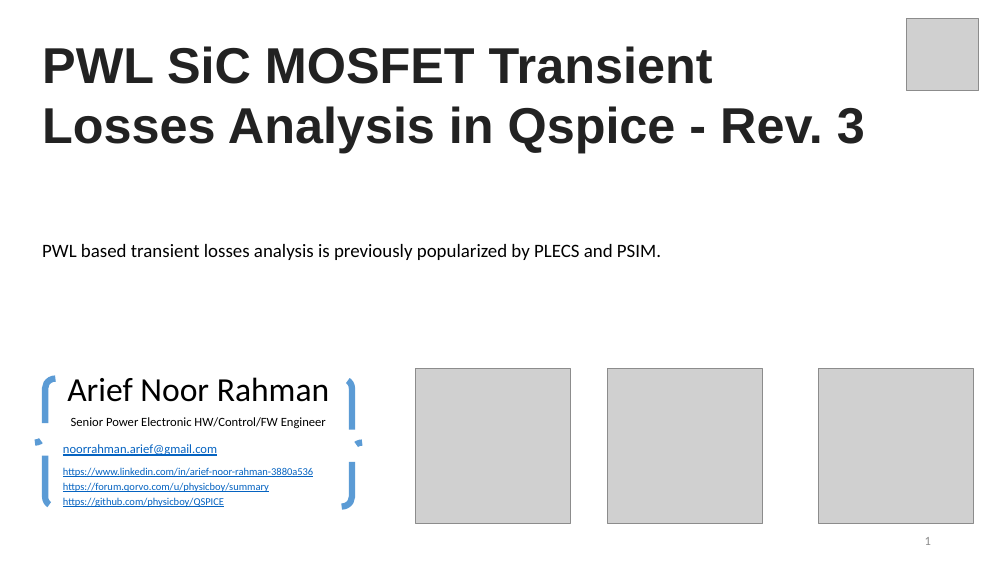
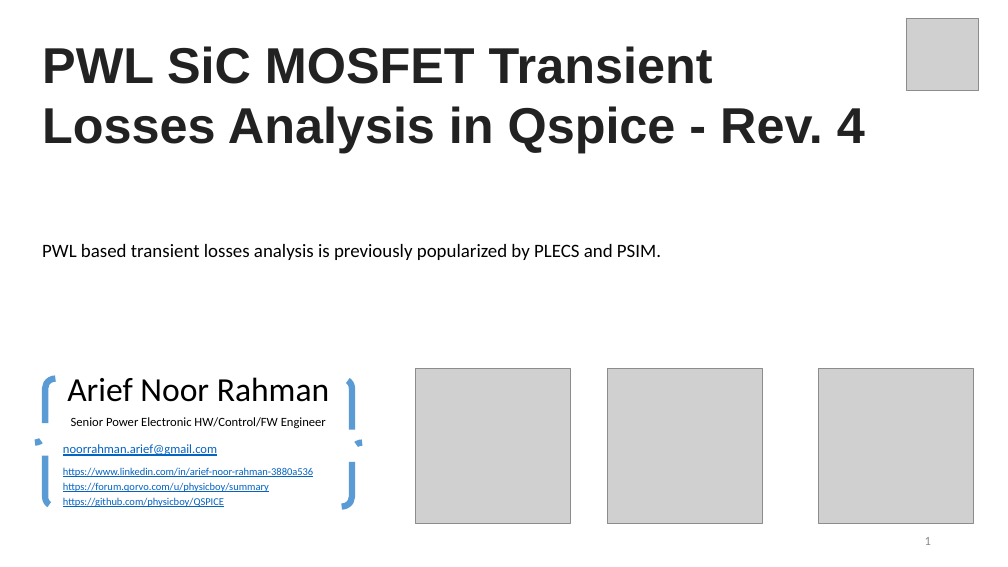
Before and after one commit to physicboy/QSPICE, a slide deck: slide 1 of Ideal PWL Transient Losses Analysis/PWL Losses Analysis.pptx. Drawn at 1008x567 pixels with LibreOffice and Linux fonts; fonts in the diff are those of the drawing; grey boxes stand for pictures. Boxes give left, top, right and bottom in pixels: in the first picture for what was removed or moved away, otherwise in the second. Text is boxed around its words. In the diff, an @@ line names an element or a change of style, - is before the commit and + after.

Commit message:
Push PWL LOSS Rev.4 to support mosfet_loss_model in json

```diff
--- a/Ideal PWL Transient Losses Analysis/PWL Losses Analysis.pptx
+++ b/Ideal PWL Transient Losses Analysis/PWL Losses Analysis.pptx
@@ text at (42, 46, 865, 153): text changed @@
-PWL SiC MOSFET Transient Losses Analysis in Qspice - Rev. 3
+PWL SiC MOSFET Transient Losses Analysis in Qspice - Rev. 4
```
Also in this commit, not shown: 4 other slides changed, 3 slides added, 26 other files.
